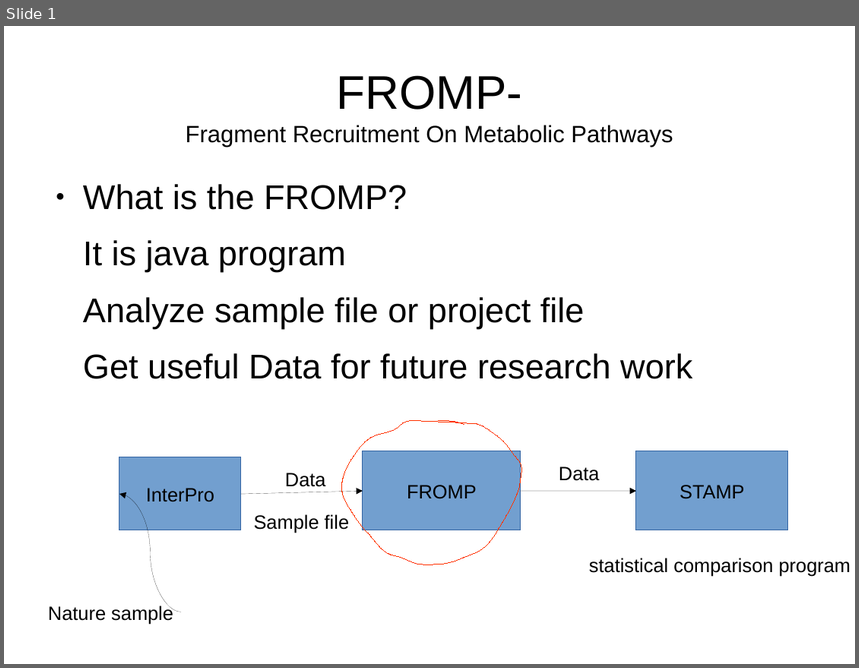
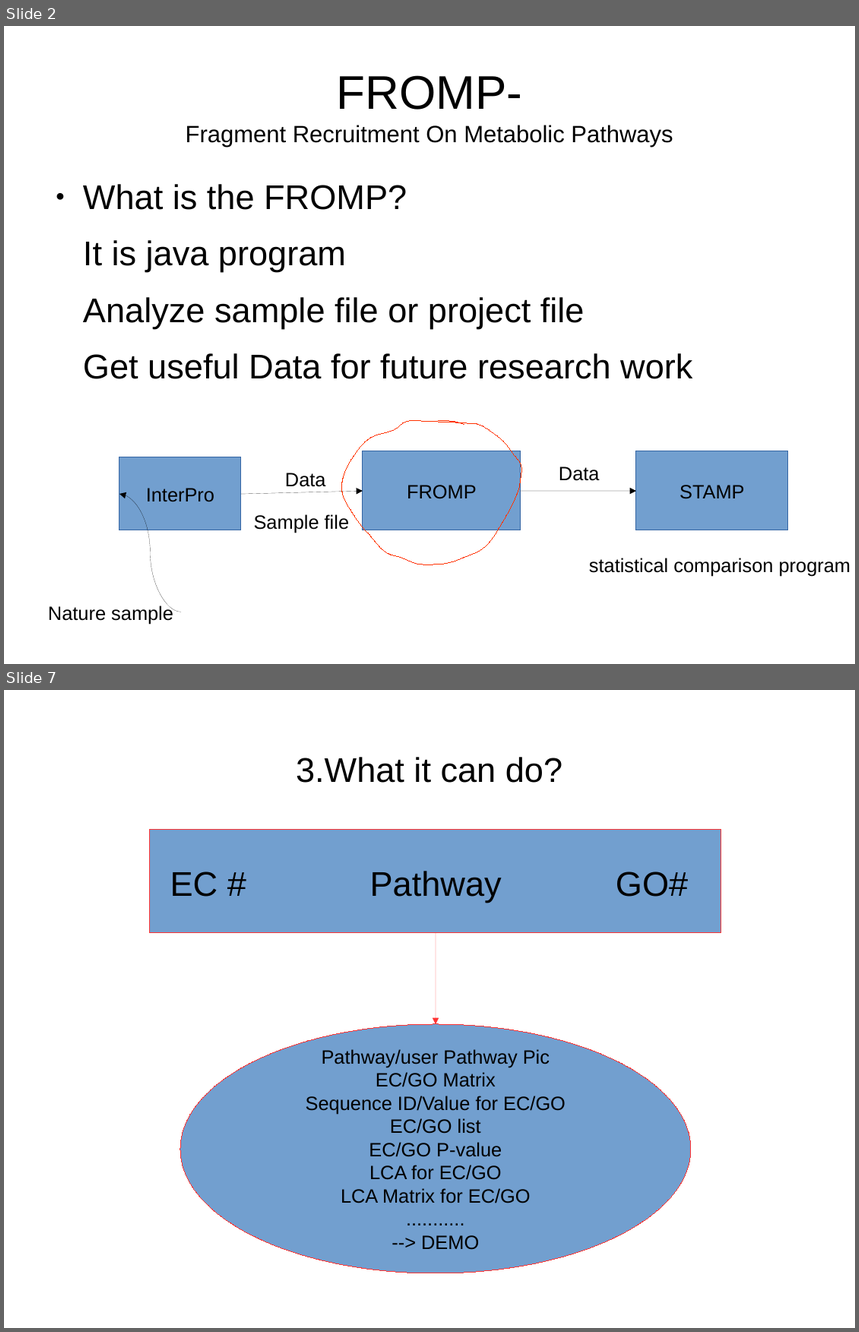
Before and after one commit to LaRocheLab/FROMP, a slide deck: introduce fromp.odp. Shown one above the other, each under a label of ours: slide 1 before the commit, slides 2 and 7 after it; the slides between them are not shown. The pictures are 859x668 and 859x1332 pixels, drawn with LibreOffice and Linux fonts; fonts in the diff are those of the drawing. Boxes give left, top, right and bottom in pixels: in the first picture for what was removed or moved away, otherwise in the second. Text is boxed around its words. In the diff, an @@ line names an element or a change of style, - is before the commit and + after.

```diff
--- a/introduce fromp.odp
+++ b/introduce fromp.odp
@@ slide 7 added at (4, 690, 855, 1328), background #FFFFFF @@
@@ title added at (296, 757, 563, 783), 32 pt, text #000000 @@
+3.What it can do?
@@ rectangle added at (150, 830, 721, 933), fill #729FCF, outline #FF3333 0 pt @@
@@ text added at (170, 871, 688, 902), 32 pt, text #000000 @@
+EC # Pathway GO#
@@ arrow added from (436, 933) to (436, 1024), #FF3333 0 pt @@
@@ ellipse added at (180, 1024, 691, 1274), fill #729FCF, outline #FF3333 0 pt, 18 pt, text #000000 @@
+Pathway/user Pathway Pic
+EC/GO Matrix
+Sequence ID/Value for EC/GO
+EC/GO list
+EC/GO P-value
+LCA for EC/GO
+LCA Matrix for EC/GO
+...........
+--> DEMO
@@ what was slide 1 is now slide 2 @@
```
Also in this commit, not shown: 2 slides changed, 2 other slides added, 1 slide removed, 2 other files.
